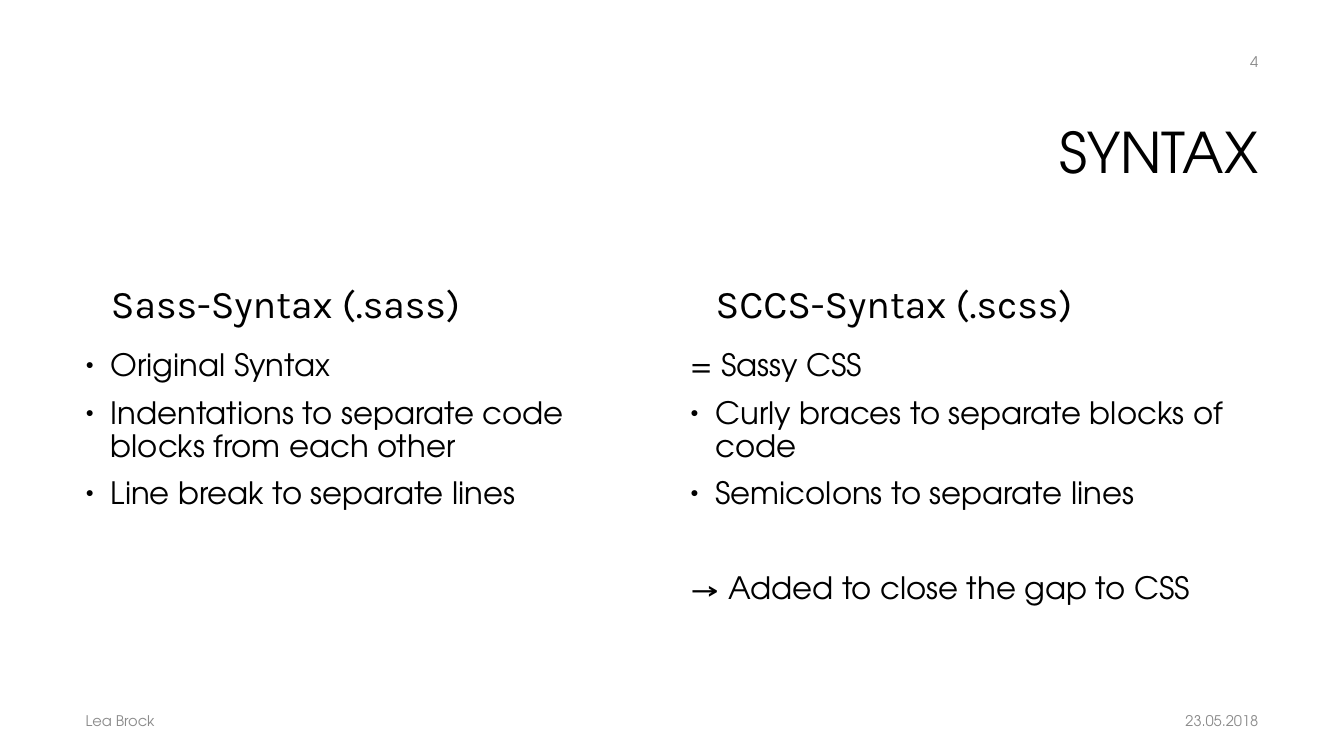
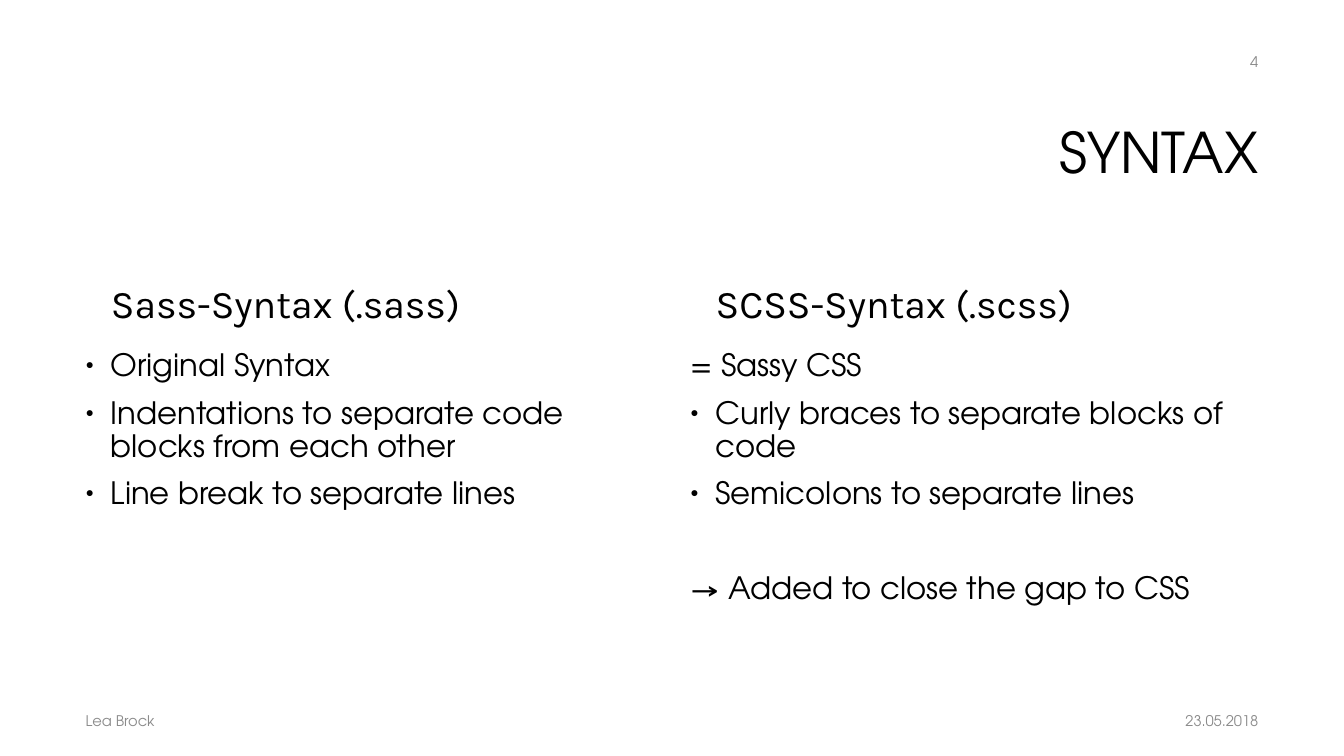
Before and after one commit to Lea97/E-Portfolio_Sass, a slide deck: slide 4 of Sliders/E-Portfolio_Sass.pptx. Drawn at 1344x756 pixels with LibreOffice and Linux fonts; fonts in the diff are those of the drawing; background and template pictures are left out. Boxes give left, top, right and bottom in pixels: in the first picture for what was removed or moved away, otherwise in the second. Text is boxed around its words. In the diff, an @@ line names an element or a change of style, - is before the commit and + after.

```diff
--- a/Sliders/E-Portfolio_Sass.pptx
+++ b/Sliders/E-Portfolio_Sass.pptx
@@ text at bbox=[716, 289, 1072, 328]: text changed @@
-SCCS-Syntax (.scss)
+SCSS-Syntax (.scss)
```
Also in this commit, not shown: 2 other slides changed, 1 slide added, 1 other file.
